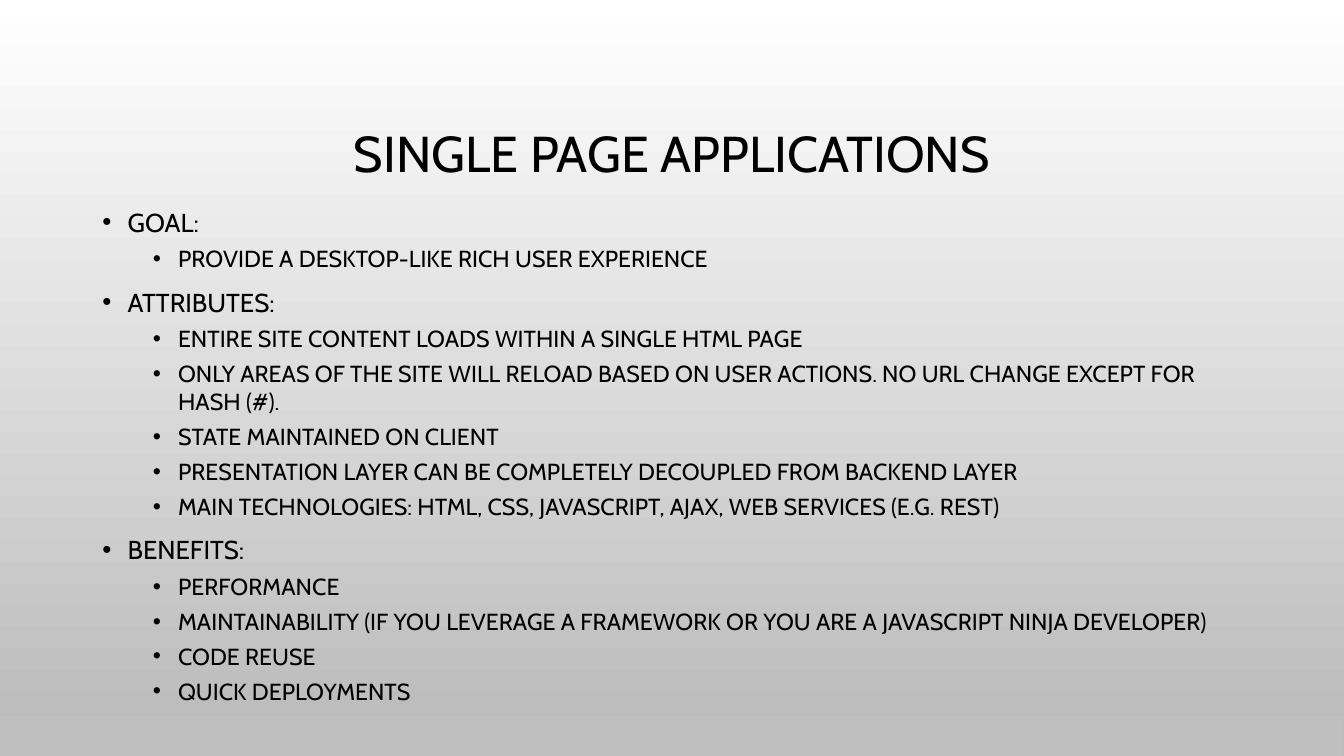
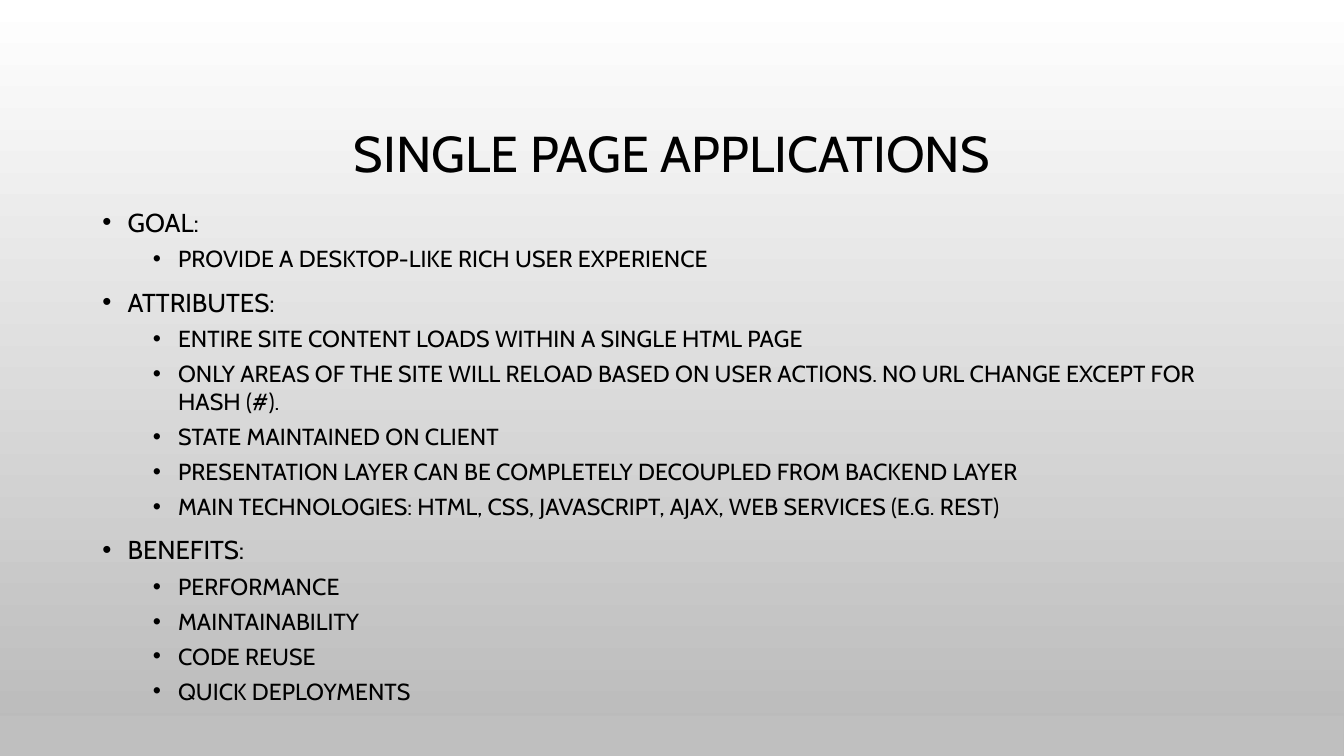
Before and after one commit to spietrek/spsnyc2015, a slide deck: slide 6 of Building SPAs in SharePoint Using AngularJS.pptx. Drawn at 1344x756 pixels with LibreOffice and Linux fonts; fonts in the diff are those of the drawing; background and template pictures are left out. Boxes give left, top, right and bottom in pixels: in the first picture for what was removed or moved away, otherwise in the second. Text is boxed around its words. In the diff, an @@ line names an element or a change of style, - is before the commit and + after.

```diff
--- a/Building SPAs in SharePoint Using AngularJS.pptx
+++ b/Building SPAs in SharePoint Using AngularJS.pptx
@@ text at box(178, 613, 359, 630): text changed @@
-  • MAINTAINABILITY (IF YOU LEVERAGE A FRAMEWORK OR YOU ARE A JAVASCRIPT NINJA DEVELOPER)
+  • MAINTAINABILITY
```
Also in this commit, not shown: 5 other slides changed.
